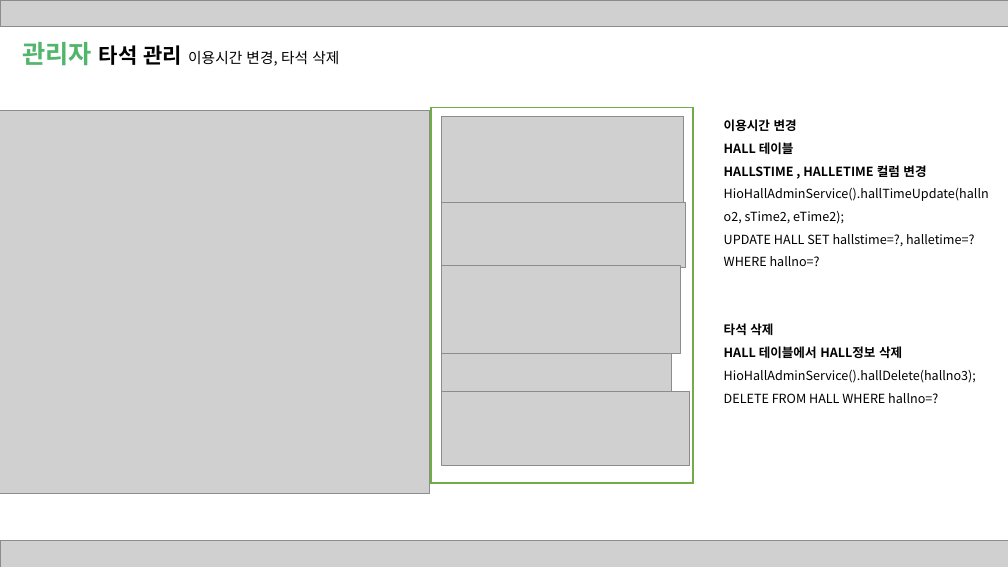
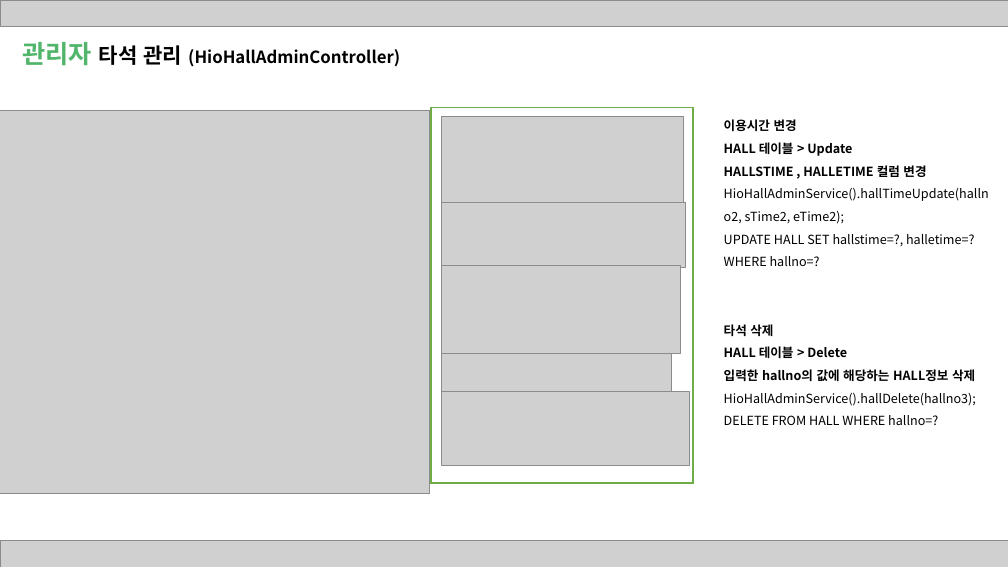
Before and after one commit to skjung1979/classproject, a slide deck: slide 17 of ppt/원팀 발표자료 20201027.pptx. Drawn at 1008x567 pixels with LibreOffice and Linux fonts; fonts in the diff are those of the drawing; grey boxes stand for pictures. Boxes give left, top, right and bottom in pixels: in the first picture for what was removed or moved away, otherwise in the second. Text is boxed around its words. In the diff, an @@ line names an element or a change of style, - is before the commit and + after.

```diff
--- a/ppt/원팀 발표자료 20201027.pptx
+++ b/ppt/원팀 발표자료 20201027.pptx
@@ text at bbox=[22, 42, 400, 67]: text changed; size 14 to 16 pt; bold on @@
-관리자 타석 관리 이용시간 변경, 타석 삭제
+관리자 타석 관리 (HioHallAdminController)
@@ text at bbox=[724, 142, 852, 156]: text changed @@
-HALL 테이블
+HALL 테이블 > Update
@@ text at bbox=[724, 346, 975, 381]: text changed @@
-HALL 테이블에서 HALL정보 삭제
+HALL 테이블 > Delete
+입력한 hallno의 값에 해당하는 HALL정보 삭제
```
Also in this commit, not shown: 8 other slides changed.
